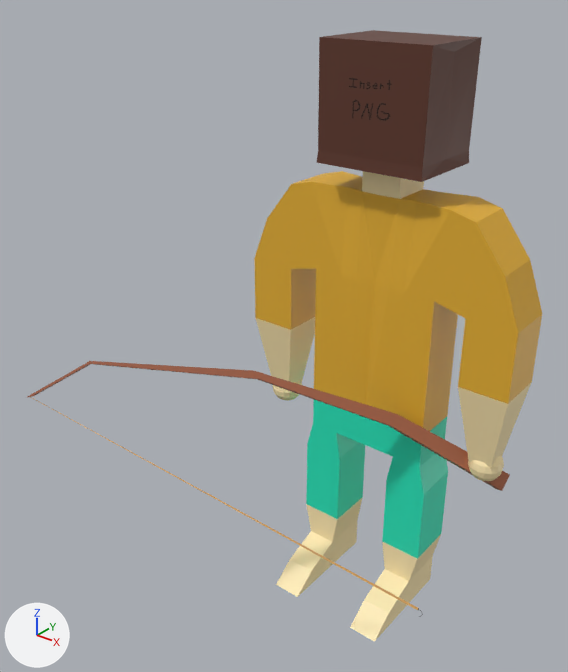
One commit to the Blender file Assets/Resources/PlayerModel/IHmaincharacter.blend: the scene before it, then after it.
Before and after are seen from a 50 mm lens placed at (8.38, -14.12, 14.71), pointed at (-0.87, -2.55, 7.53). Lighting does not change. The marker at lower left points along +X, +Y and +Z.

Objects in the first picture: 'Chest', 'Feet', 'Forearms', 'Legs', 'Neck', 'Paper Bag', 'fishing_rod'.
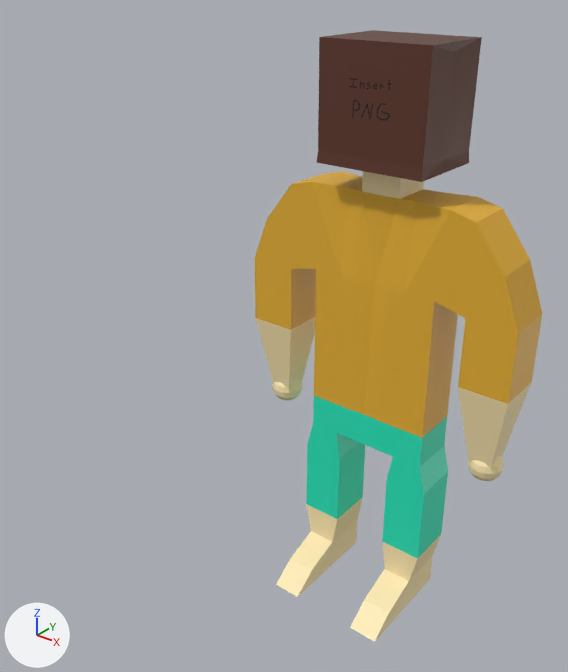
The change in detail:
Object 'fishing_rod' (ob_fishing_rod) is now hidden.

Pixel boxes [x1, y1, x2, y2] of what changed, in the pictures (568 x 672 px):
'fishing_rod', hidden (brown)
    before: [27, 361, 510, 617]
